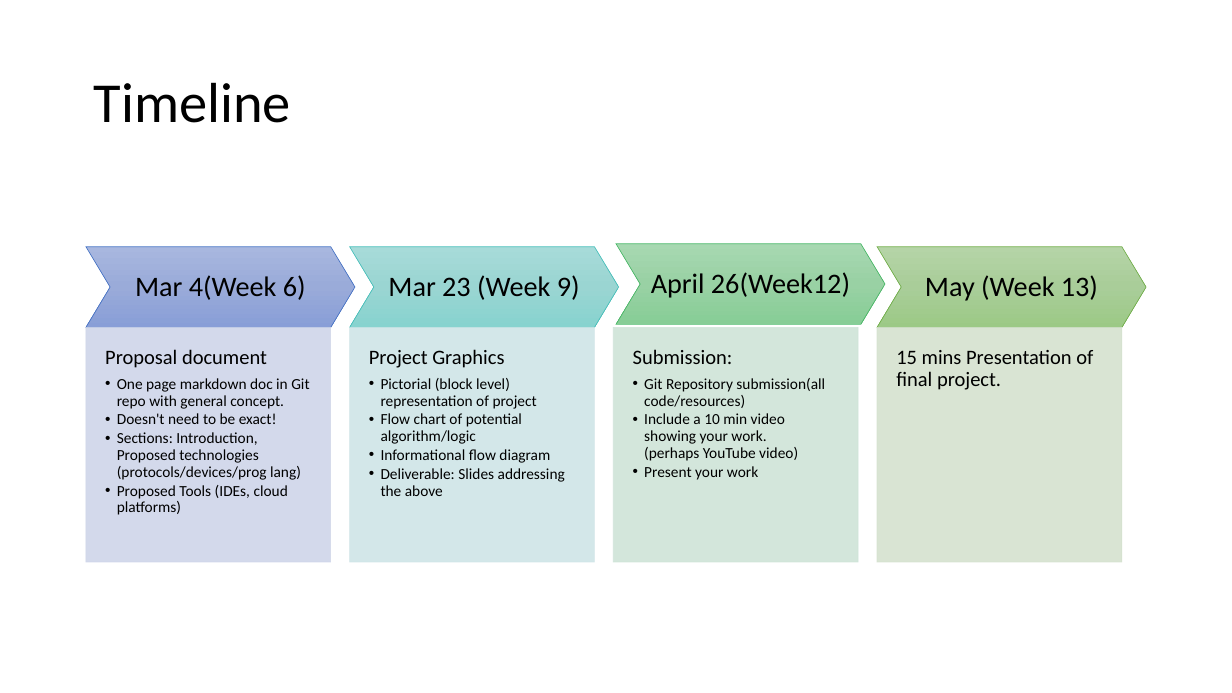
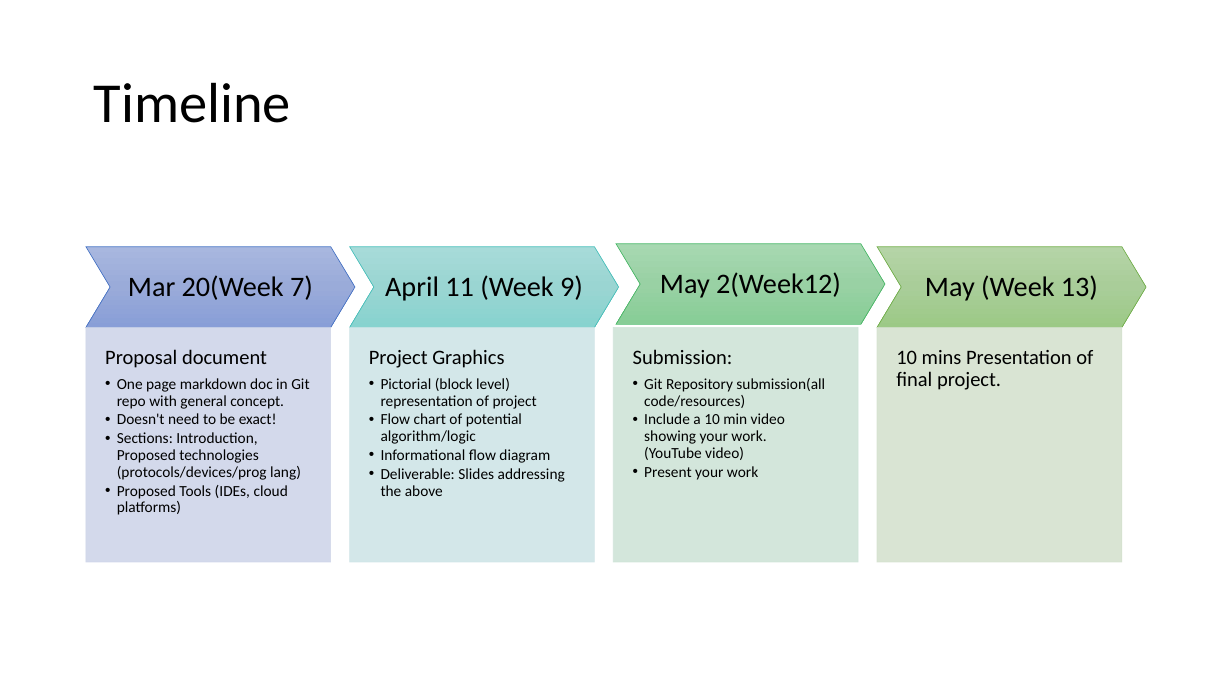
Before and after one commit to fxwalsh/IoT-Protocols-2026, a slide deck: slide 5 of topic-000-Assessments/talk-1/spec_1.pptx (slide 4 before the commit). Drawn at 1232x693 pixels with LibreOffice and Linux fonts; fonts in the diff are those of the drawing. Boxes give left, top, right and bottom in pixels: in the first picture for what was removed or moved away, otherwise in the second. Text is boxed around its words. In the diff, an @@ line names an element or a change of style, - is before the commit and + after.

Commit message:
week7

```diff
--- a/topic-000-Assessments/talk-1/spec_1.pptx
+++ b/topic-000-Assessments/talk-1/spec_1.pptx
@@ text at [128,275,313,300]: text changed @@
-Mar 4(Week 6)
+Mar 20(Week 7)
@@ text at [385,275,583,301]: text changed @@
-Mar 23 (Week 9)
+April 11 (Week 9)
@@ text at [660,272,841,298]: text changed @@
-April 26(Week12)
+May 2(Week12)
@@ text at [896,350,1093,390]: text changed @@
-15 mins Presentation of final project.
+10 mins Presentation of final project.
@@ text at [644,413,785,460]: text changed @@
-  • Include a 10 min video showing your work. (perhaps YouTube video)
+  • Include a 10 min video showing your work. (YouTube video)
```
Also in this commit, not shown: 3 other slides changed, 3 slides added, 2 slides removed, 15 other files.
